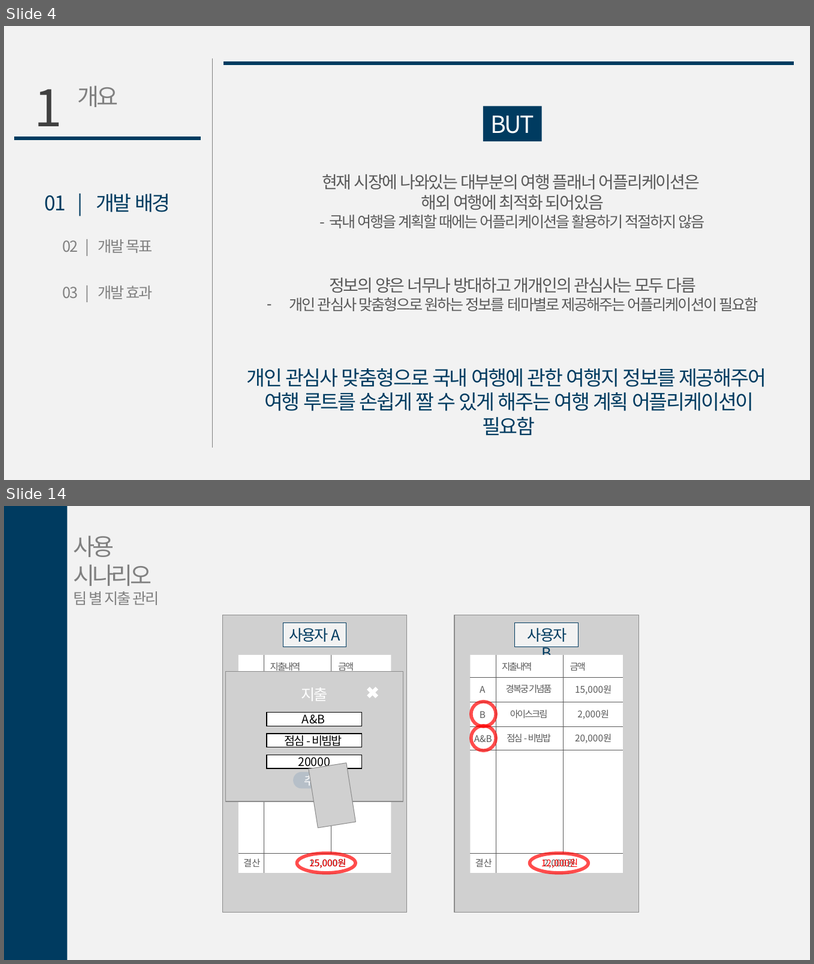
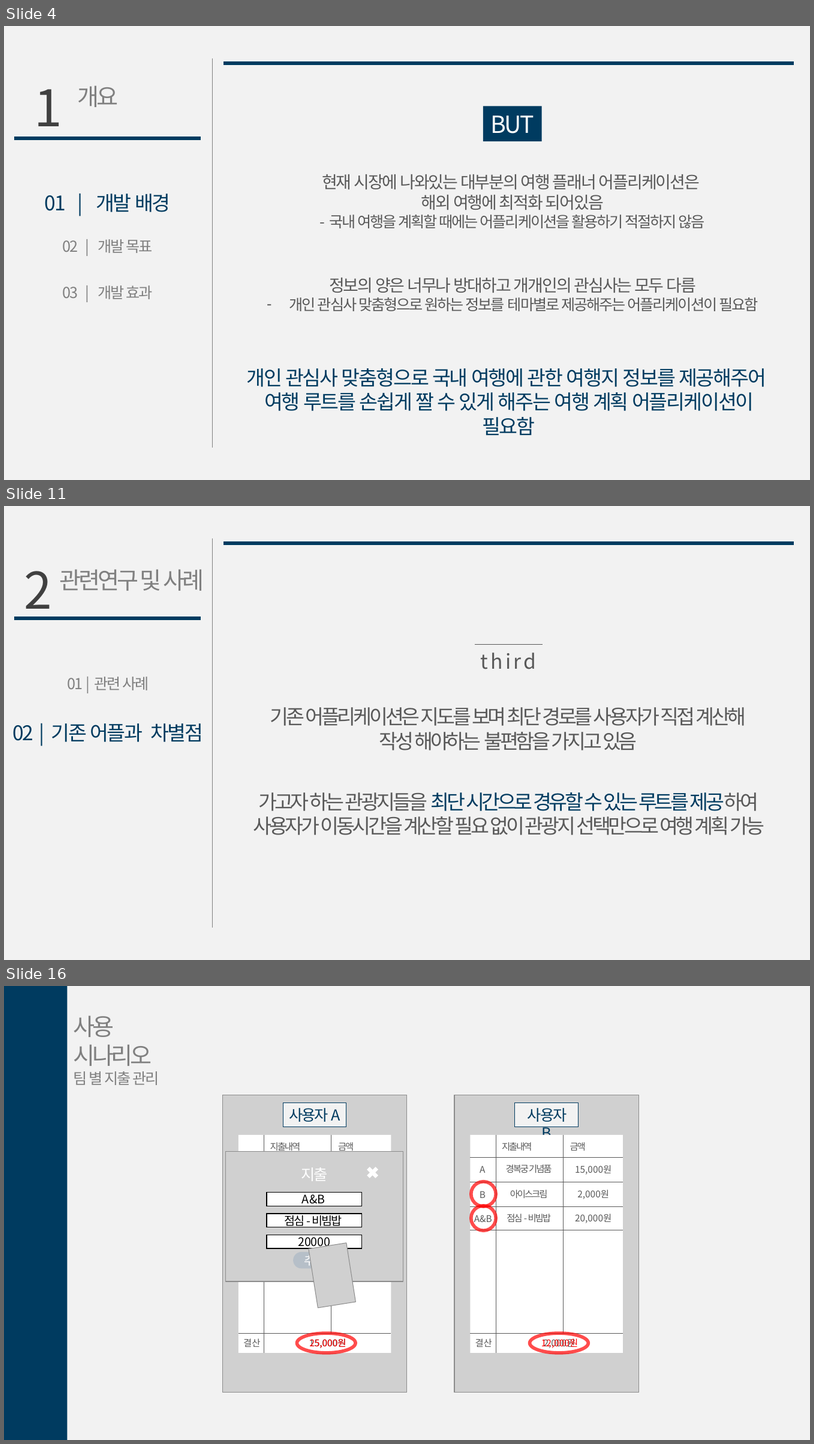
Before and after one commit to gmlrud1211/project, a slide deck: document/제안서.pptx. Shown one above the other, each under a label of ours: slides 4 and 14 before the commit, slides 4, 11 and 16 after it; the slides between them are not shown. The pictures are 814x964 and 814x1444 pixels, drawn with LibreOffice and Linux fonts; fonts in the diff are those of the drawing; grey boxes stand for pictures. Boxes give left, top, right and bottom in pixels: in the first picture for what was removed or moved away, otherwise in the second. Text is boxed around its words. In the diff, an @@ line names an element or a change of style, - is before the commit and + after.

```diff
--- a/document/제안서.pptx
+++ b/document/제안서.pptx
@@ slide 11 added at bbox=[4, 506, 810, 960], background #F2F2F2 @@
@@ line added from (212, 538) to (212, 927), #808080 0.5 pt @@
@@ line added from (224, 544) to (794, 544), #003B60 4 pt @@
@@ text added at bbox=[24, 571, 53, 620], 60 pt, text #404040 @@
+2
@@ text added at bbox=[60, 569, 204, 591], 28 pt, text #808080 @@
+관련연구 및 사례
@@ line added from (14, 619) to (201, 619), #003B60 4 pt @@
@@ line added from (474, 644) to (542, 644), #595959 0.5 pt @@
@@ text added at bbox=[481, 652, 537, 669], 24 pt, text #595959 @@
+third
@@ text added at bbox=[68, 676, 149, 690], 18 pt, text #808080 @@
+01 | 관련 사례
@@ text added at bbox=[270, 707, 746, 750], 24 pt, text #595959 @@
+기존 어플리케이션은 지도를 보며 최단 경로를 사용자가 직접 계산해
+작성 해야하는 불편함을 가지고 있음
@@ text added at bbox=[12, 723, 204, 742], 24 pt, text #003B60 @@
+02 | 기존 어플과 차별점
@@ text added at bbox=[253, 792, 765, 835], 24 pt, text #595959 @@
+가고자 하는 관광지들을 최단 시간으로 경유할 수 있는 루트를 제공하여
+사용자가 이동시간을 계산할 필요 없이 관광지 선택만으로 여행 계획 가능
@@ what was slide 14 is now slide 16 @@
```
Also in this commit, not shown: 13 slides changed, 3 other slides added.
